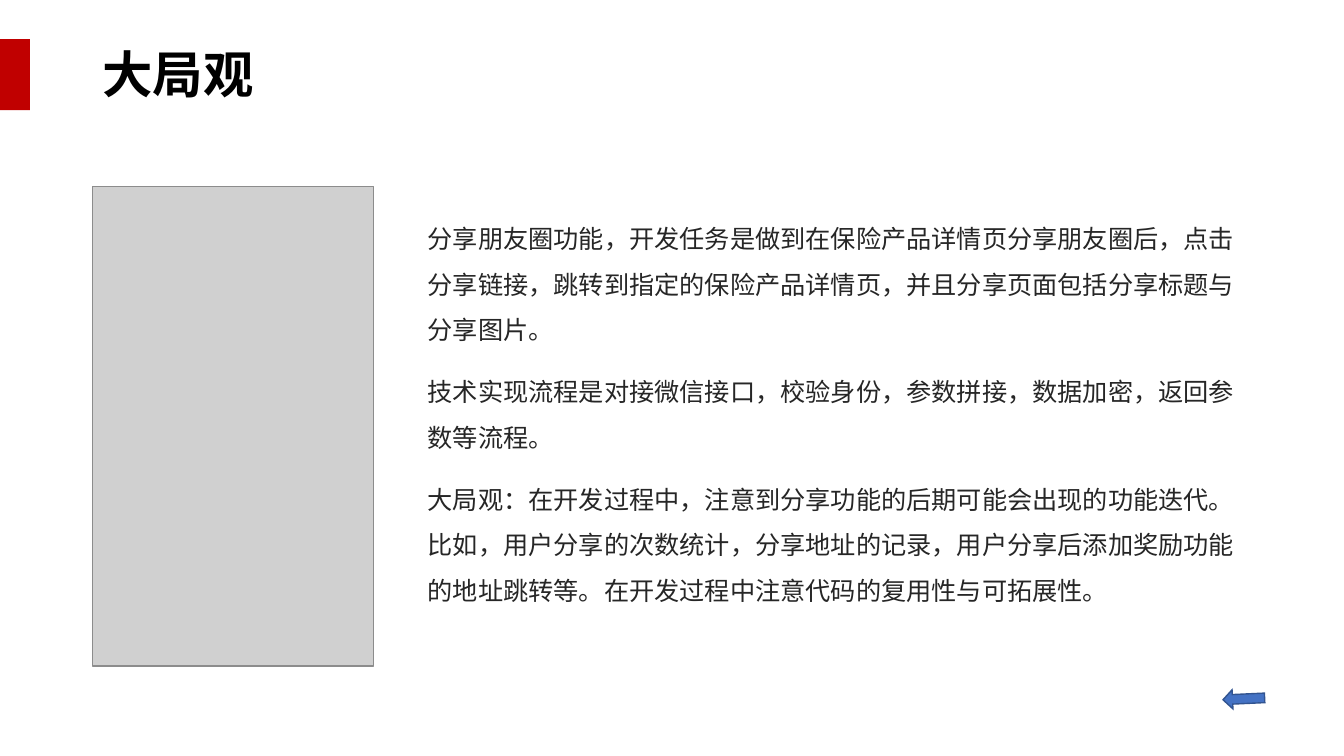
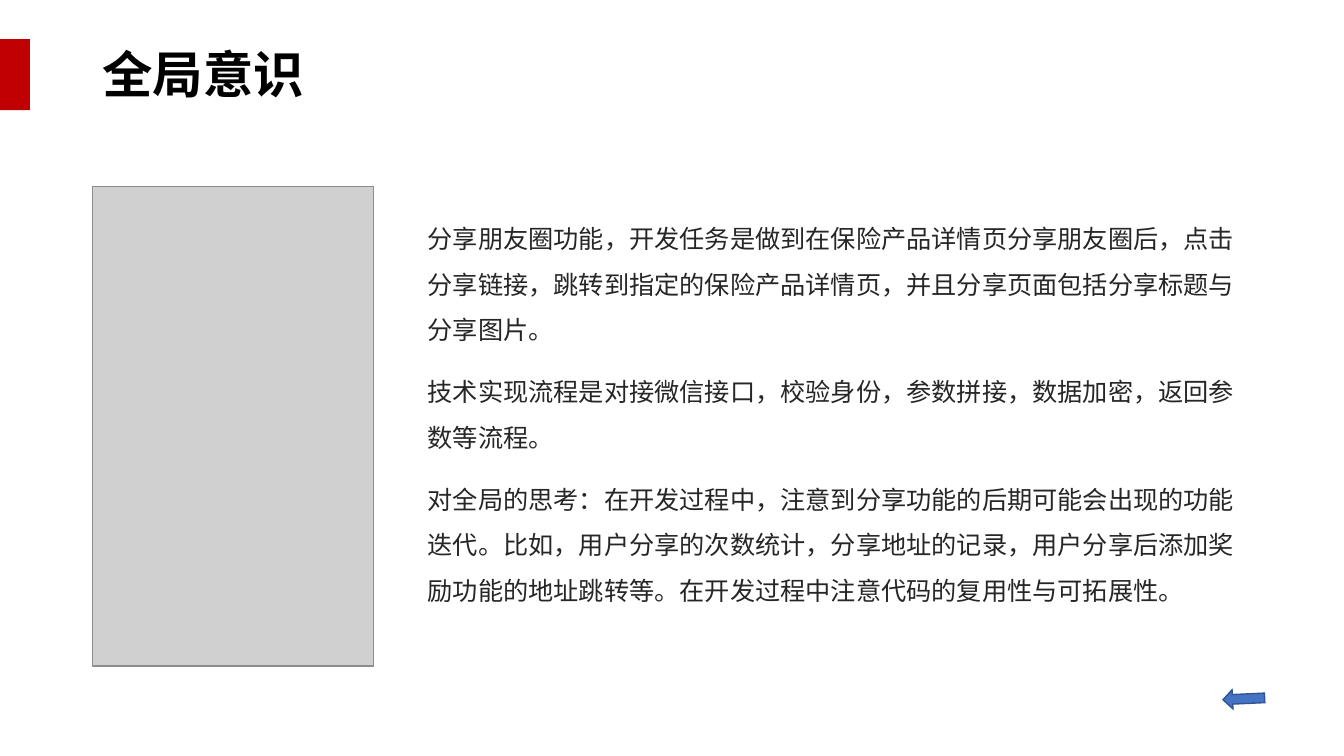
Before and after one commit to WakingFox/myself, a slide deck: slide 30 of 转正述职/王贵成转正述职报告.pptx. Drawn at 1344x756 pixels with LibreOffice and Linux fonts; fonts in the diff are those of the drawing; grey boxes stand for pictures; background and template pictures are left out. Boxes give left, top, right and bottom in pixels: in the first picture for what was removed or moved away, otherwise in the second. Text is boxed around its words. In the diff, an @@ line names an element or a change of style, - is before the commit and + after.

```diff
--- a/转正述职/王贵成转正述职报告.pptx
+++ b/转正述职/王贵成转正述职报告.pptx
@@ text at (102, 49, 304, 98): text changed @@
-大局观
+全局意识
@@ text at (428, 487, 1234, 602): text changed @@
-大局观：在开发过程中，注意到分享功能的后期可能会出现的功能迭代。比如，用户分享的次数统计，分享地址的记录，用户分享后添加奖励功能的地址跳转等。在开发过程中注意代码的复用性与可拓展性。
+对全局的思考：在开发过程中，注意到分享功能的后期可能会出现的功能迭代。比如，用户分享的次数统计，分享地址的记录，用户分享后添加奖励功能的地址跳转等。在开发过程中注意代码的复用性与可拓展性。
```
Also in this commit, not shown: 5 other slides changed, 1 other file.
